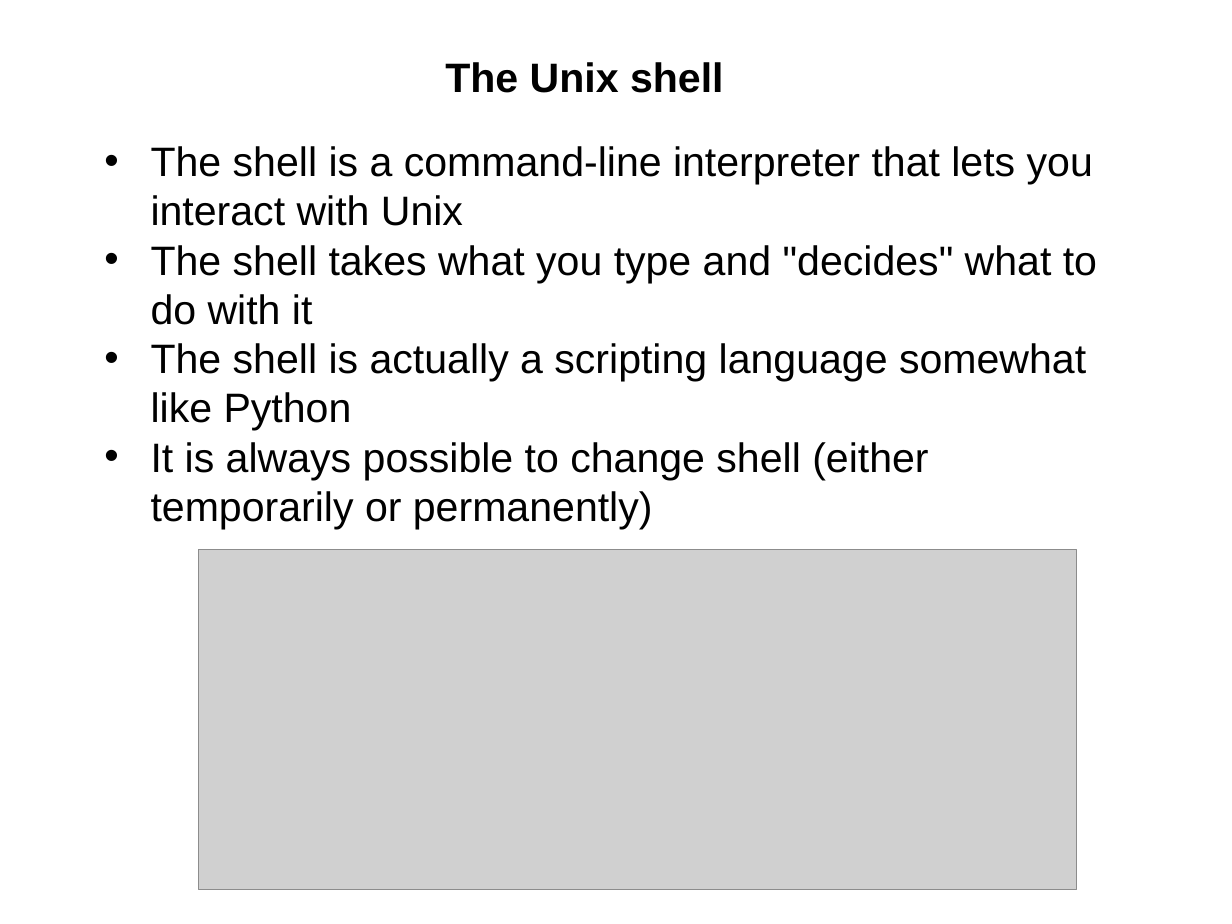
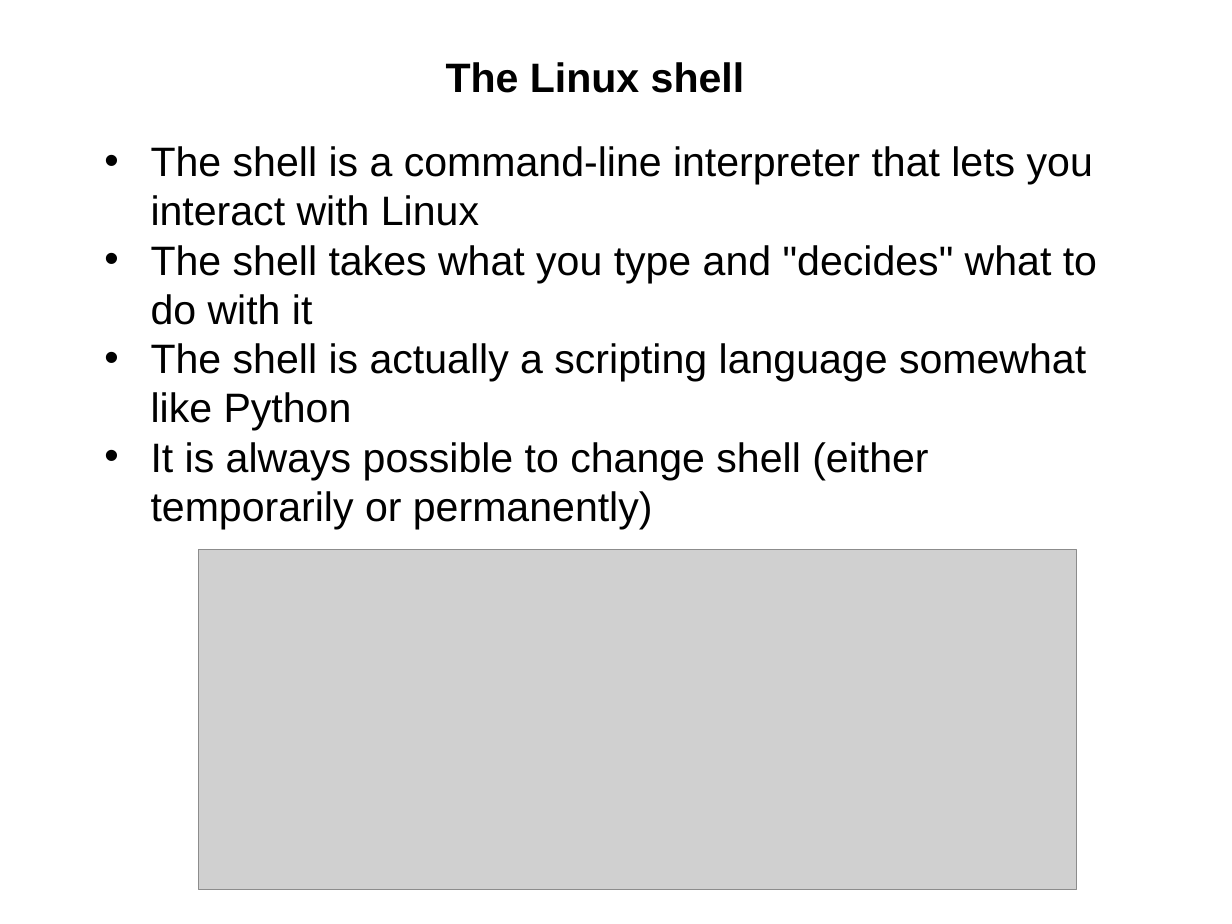
Before and after one commit to aidanbudd/ppisnd, a slide deck: slide 6 of trainingMaterial/allegraVia/linux_command_line/Unix-Theory-EMBO-Budapest.ppt (slide 5 before the commit). Drawn at 1232x924 pixels with LibreOffice and Linux fonts; fonts in the diff are those of the drawing; grey boxes stand for pictures. Boxes give left, top, right and bottom in pixels: in the first picture for what was removed or moved away, otherwise in the second. Text is boxed around its words. In the diff, an @@ line names an element or a change of style, - is before the commit and + after.

Commit message:
minor changes to Linux ppt

```diff
--- a/trainingMaterial/allegraVia/linux_command_line/Unix-Theory-EMBO-Budapest.ppt
+++ b/trainingMaterial/allegraVia/linux_command_line/Unix-Theory-EMBO-Budapest.ppt
@@ text at (446, 62, 745, 93): text changed @@
-The Unix shell
+The Linux shell
@@ text at (151, 146, 1093, 226): text changed @@
-• The shell is a command-line interpreter that lets you interact with Unix
+• The shell is a command-line interpreter that lets you interact with Linux
```
Also in this commit, not shown: 5 other slides changed, 2 slides added.
